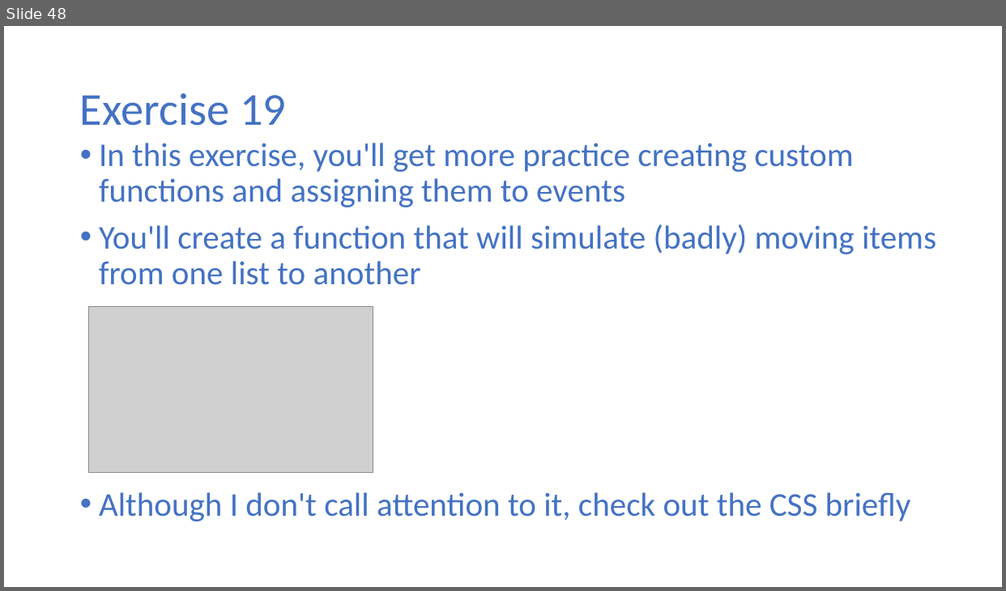
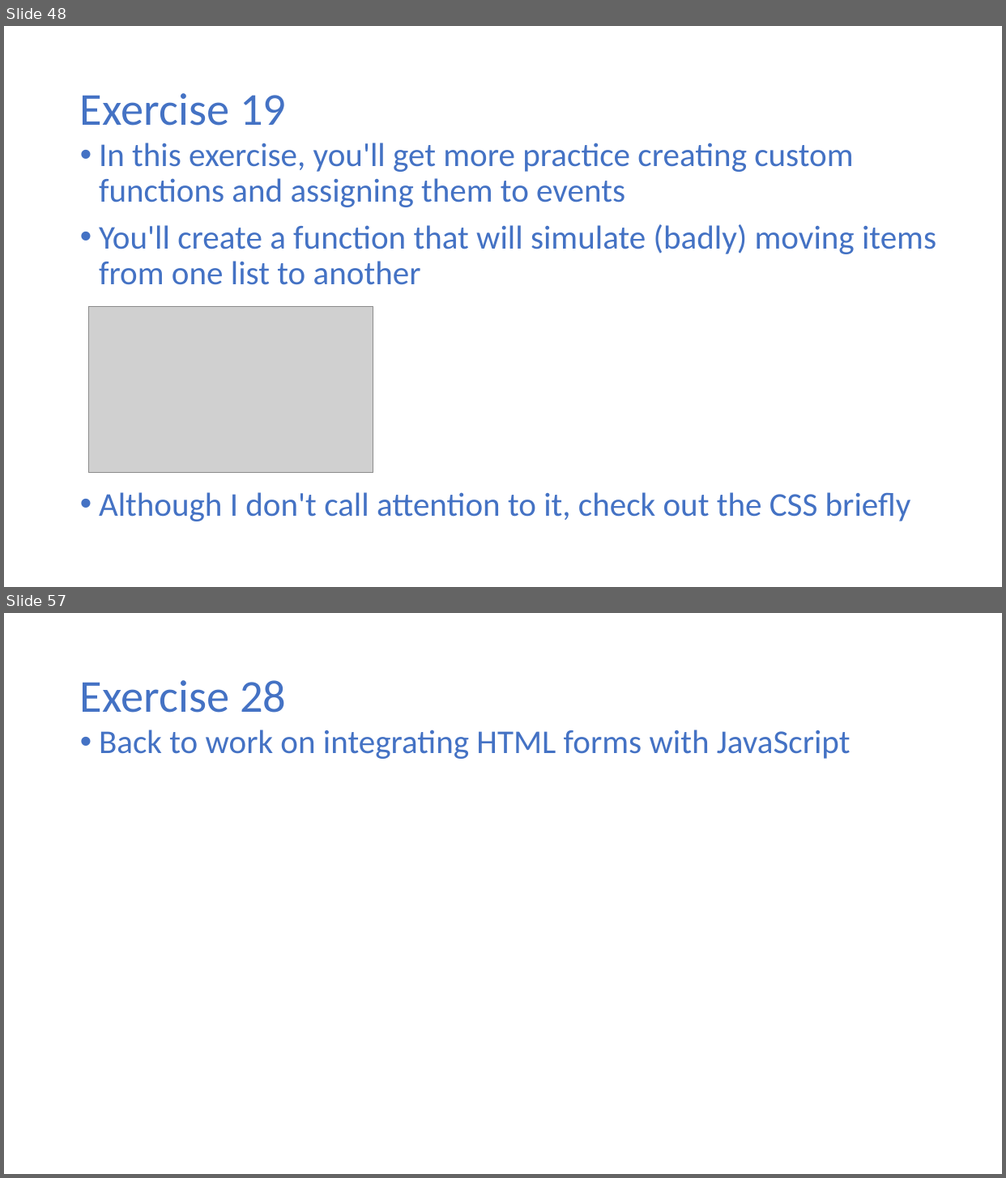
Before and after one commit to halbhelms/codingcareer, a slide deck: public/video-presentation/video-presentation.pptx. Shown one above the other, each under a label of ours: slide 48 before the commit, slides 48 and 57 after it; the slides between them are not shown. The pictures are 1006x591 and 1006x1178 pixels, drawn with LibreOffice and Linux fonts; fonts in the diff are those of the drawing; grey boxes stand for pictures. Boxes give left, top, right and bottom in pixels: in the first picture for what was removed or moved away, otherwise in the second. Text is boxed around its words. In the diff, an @@ line names an element or a change of style, - is before the commit and + after.

```diff
--- a/public/video-presentation/video-presentation.pptx
+++ b/public/video-presentation/video-presentation.pptx
@@ slide 57 added at <box>4,613,1002,1174</box>, background #FFFFFF @@
@@ title added at <box>80,680,286,713</box>, 44 pt, text #4472C4 @@
+Exercise 28
@@ text added at <box>99,730,850,759</box>, 32 pt, text #4472C4 @@
+• Back to work on integrating HTML forms with JavaScript
```
Also in this commit, not shown: 8 other slides added, 1 other file.
